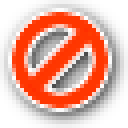
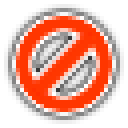
Layers edited between the first and the second (128, 128) image:
painted on "Red" over [12, 12, 112, 112]
painted on "White" over [8, 8, 116, 116]
"Shadow": opacity 85% → 100%, painted on it over [0, 0, 128, 128]
